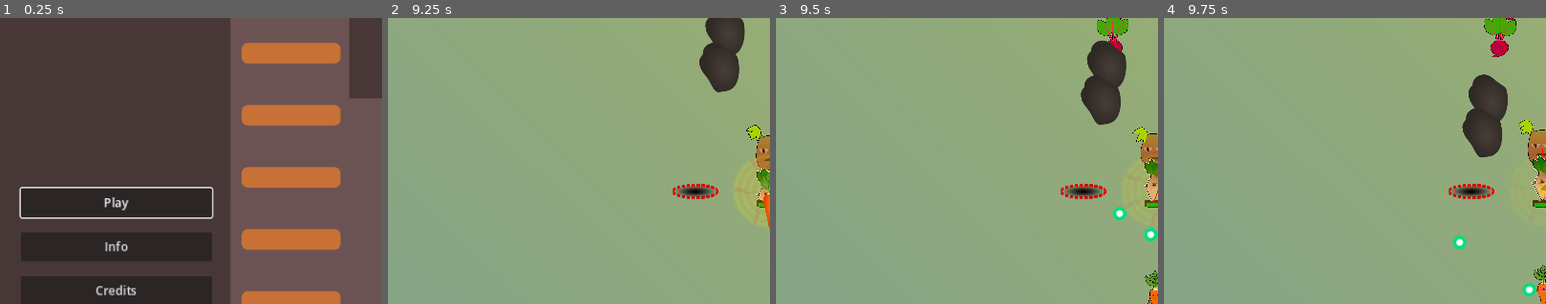
Above: before the commit, frames 1-4 (left to right).
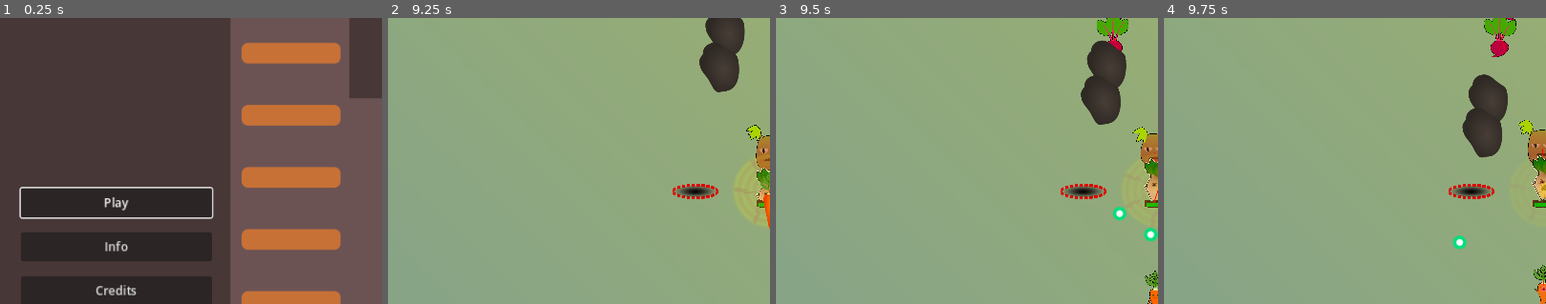
Above: after the commit, the same moments.

Repository: Zereijin/GGJ2023
Game: Godot game, scene res://main_menu/main_menu.tscn
The game is run twice, just before and just after one commit, with the same random seed, the same clock (stepped at 60 frames per second) and the same inputs. Sound files missing from this copy of the repository are replaced by a short silence.
Inputs (mouse positions are % of the whole screen's width and height, from its top left):
- Up to frame 1 (0.25 s): no input
- Up to frame 2 (9.25 s): click "Play" at 0.5 s; click "Sound (M)" at 1.25 s; tap Enter at 2, 5.75, 7.25 s; move the mouse to (45, 70) at 2.02 s; press the mouse at (45, 70) at 2.03 s; hold W (up) 2.03-2.75 s; tap Space (shop) at 2.27, 3.77, 4.25, 5.27, 6.02, 6.5, 6.77, 8, 8.27, 9.02 s; release the mouse at (45, 70) at 2.75 s; click "Leave Shop" at 2.75 s; move the mouse to (80, 65) at 3.52 s; hold W (up) 3.53-4.28 s; click (80, 65) at 3.6 s; move the mouse to (20, 35) at 4.27 s; press the mouse at (20, 35) at 4.28 s; hold A (left) 4.28-5.78 s; move the mouse to (55, 50) at 5.02 s; release the mouse at (55, 50) at 5.03 s; click (55, 50) at 5.1 s; move the mouse to (35, 25) at 5.77 s; press the mouse at (35, 25) at 5.78 s; hold S (down) 5.78-6.53 s; move the mouse to (72, 45) at 6.52 s; release the mouse at (72, 45) at 6.53 s; hold D (right) 6.53-7.28 s; click (72, 45) at 6.6 s; move the mouse to (30, 55) at 7.27 s; press the mouse at (30, 55) at 7.28 s; hold W (up) 7.28-8.03 s; move the mouse to (60, 28) at 8.02 s; release the mouse at (60, 28) at 8.03 s; hold D (right) from 8.03 s (still down); click (60, 28) at 8.1 s; move the mouse to (45, 70) at 8.77 s; press the mouse at (45, 70) at 8.78 s
- Up to frame 3 (9.5 s): keep holding D (right)
- Up to frame 4 (9.75 s): keep holding D (right); move the mouse to (80, 65) at 9.52 s; release the mouse at (80, 65) at 9.53 s; click (80, 65) at 9.6 s
The pictures show only the part of the screen within x 0-50%, y 20-70%; the shares and areas given below are measured in that part.

Frames 1-3 are identical in both runs. In frame 4, 0.1% of the frame differs, in the area x 93-98%, y 92-98%.

Commit message:
Move projectile delete determination earlier
Corpses lose their physics layers, so if a projectile killed its target,
it would no longer detect the collision as deletion-causing.

Diff:
--- a/game/projectile.gd
+++ b/game/projectile.gd
@@ -11,7 +11,8 @@
 func _on_body_entered(raw_body: Node) -> void:
 	var body := raw_body as PhysicsBody2D
 	var damageable := body.get_node("Damageable")
+	var delete := body.collision_layer & delete_on_touch
 	if damageable is Damageable:
 		damageable.damage(damage)
-	if body.collision_layer & delete_on_touch:
+	if delete:
 		get_tree().queue_delete(self)
